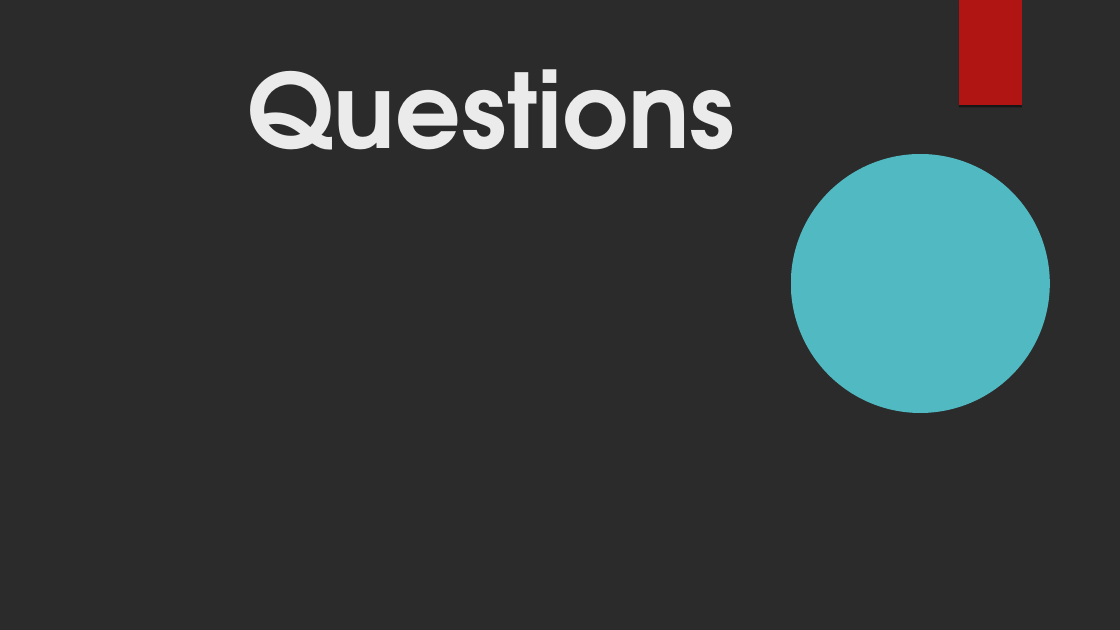
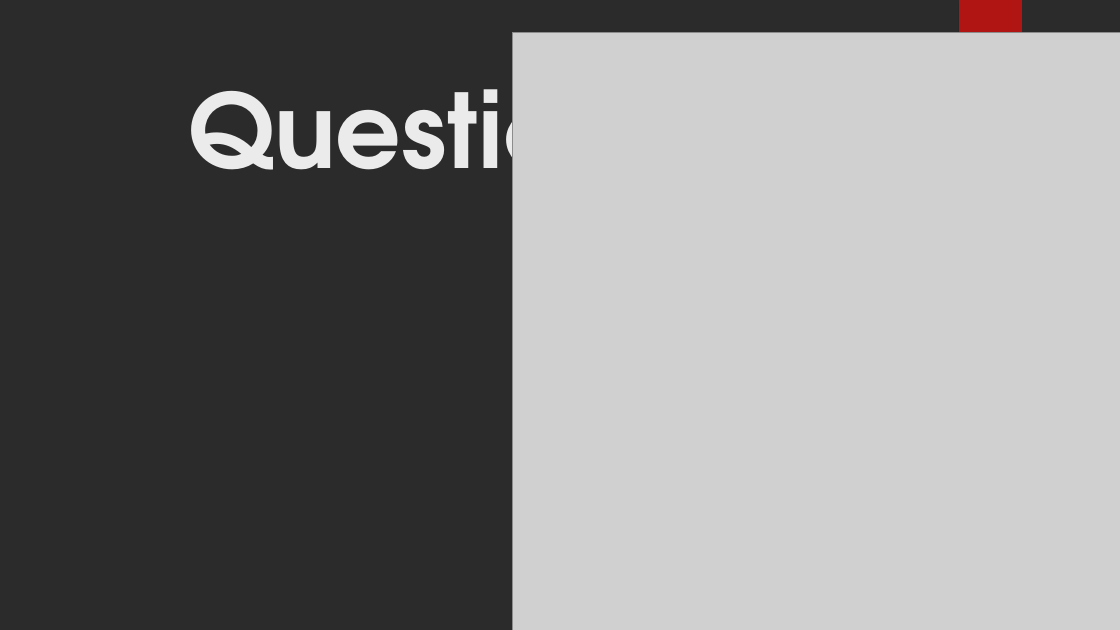
Before and after one commit to kvk4life/GAM21gr2, a slide deck: slide 14 of Presentatie documenten/Order 66’s Pitch.odp. Drawn at 1120x630 pixels with LibreOffice and Linux fonts; fonts in the diff are those of the drawing; grey boxes stand for pictures; background and template pictures are left out; a plain dark background stands for a picture behind light text. Boxes give left, top, right and bottom in pixels: in the first picture for what was removed or moved away, otherwise in the second. Text is boxed around its words. In the diff, an @@ line names an element or a change of style, - is before the commit and + after.

```diff
--- a/Presentatie documenten/Order 66’s Pitch.odp
+++ b/Presentatie documenten/Order 66’s Pitch.odp
@@ title "Questions" rewrapped from [248,69,735,150] to [188,56,675,210] @@
@@ picture added at [513,32,1120,630] @@
@@ freeform shape removed at [791,154,1049,413] @@
```
Also in this commit, not shown: 2 other slides changed, 1 other file.
